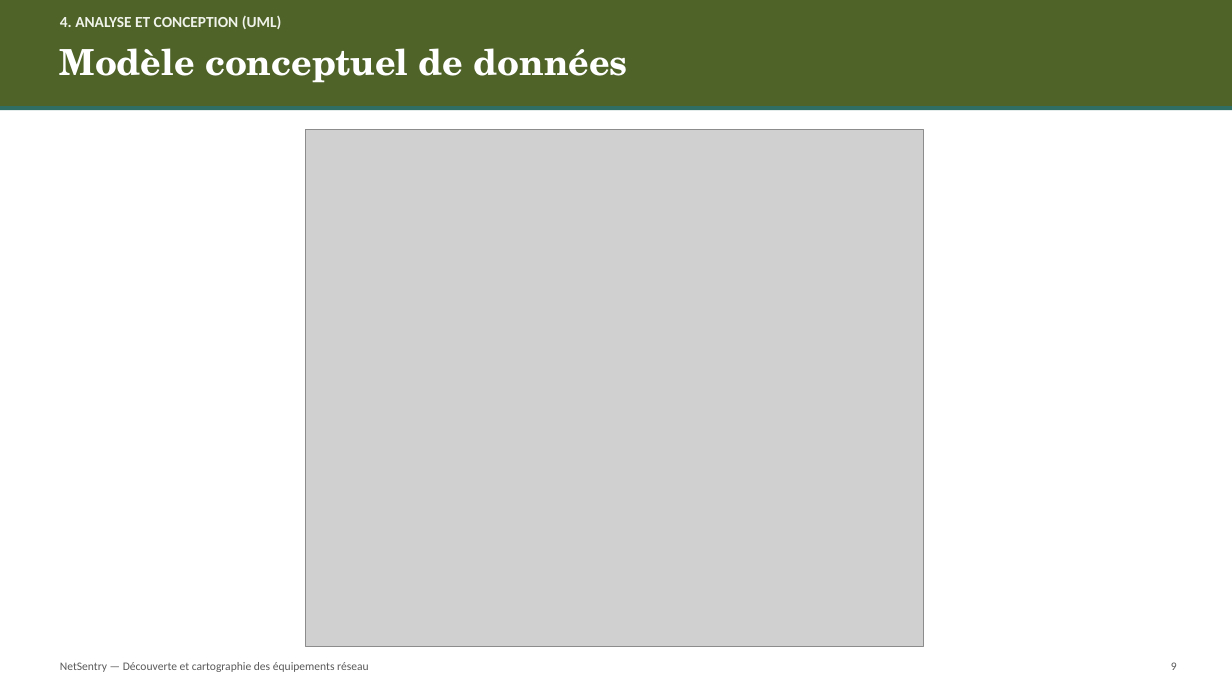
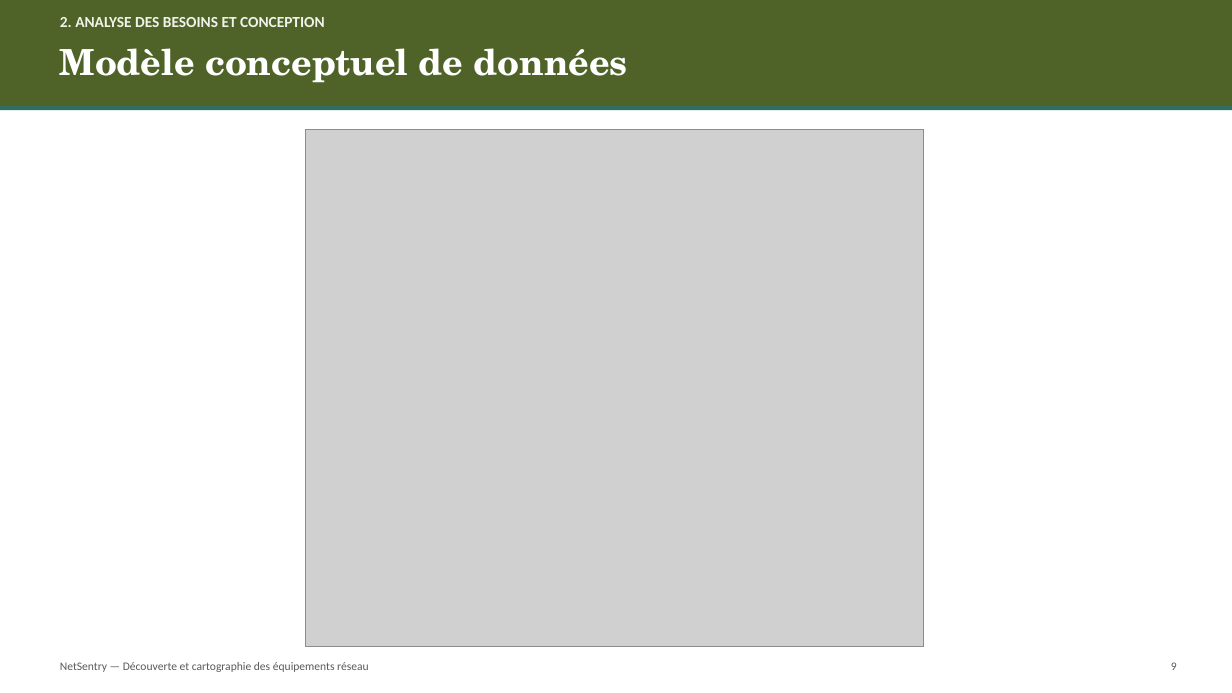
Before and after one commit to Ramiu88/NetSentry, a slide deck: slide 9 of rapport/NetSentry_Presentation.pptx. Drawn at 1232x693 pixels with LibreOffice and Linux fonts; fonts in the diff are those of the drawing; grey boxes stand for pictures. Boxes give left, top, right and bottom in pixels: in the first picture for what was removed or moved away, otherwise in the second. Text is boxed around its words. In the diff, an @@ line names an element or a change of style, - is before the commit and + after.

```diff
--- a/rapport/NetSentry_Presentation.pptx
+++ b/rapport/NetSentry_Presentation.pptx
@@ text at bbox=[60, 17, 325, 27]: text changed @@
-4. ANALYSE ET CONCEPTION (UML)
+2. ANALYSE DES BESOINS ET CONCEPTION
```
Also in this commit, not shown: 18 other slides changed, 1 slide added.
